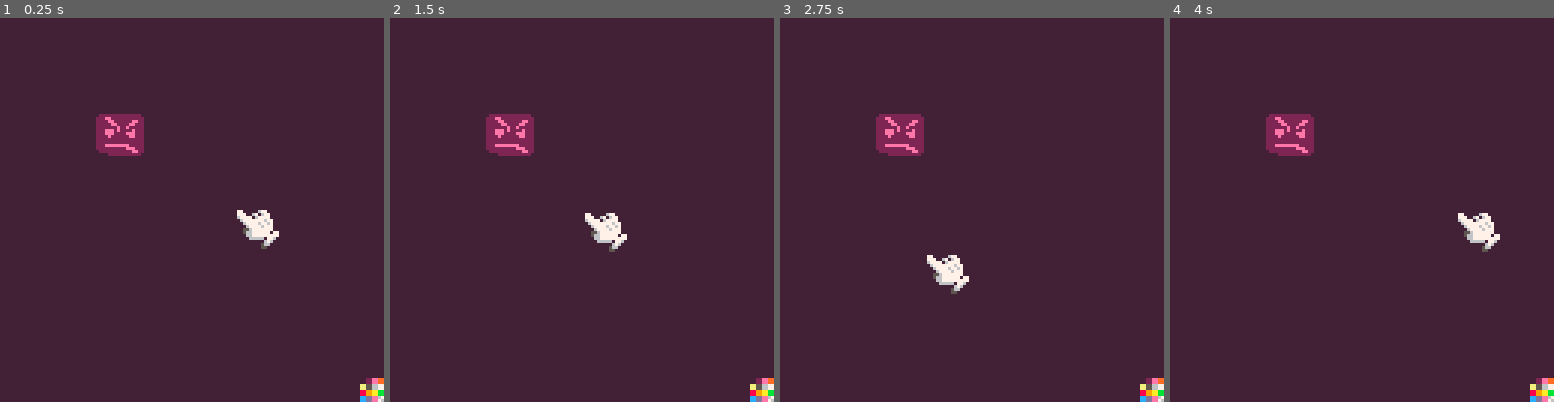
Above: before the commit, frames 1-4 (left to right).
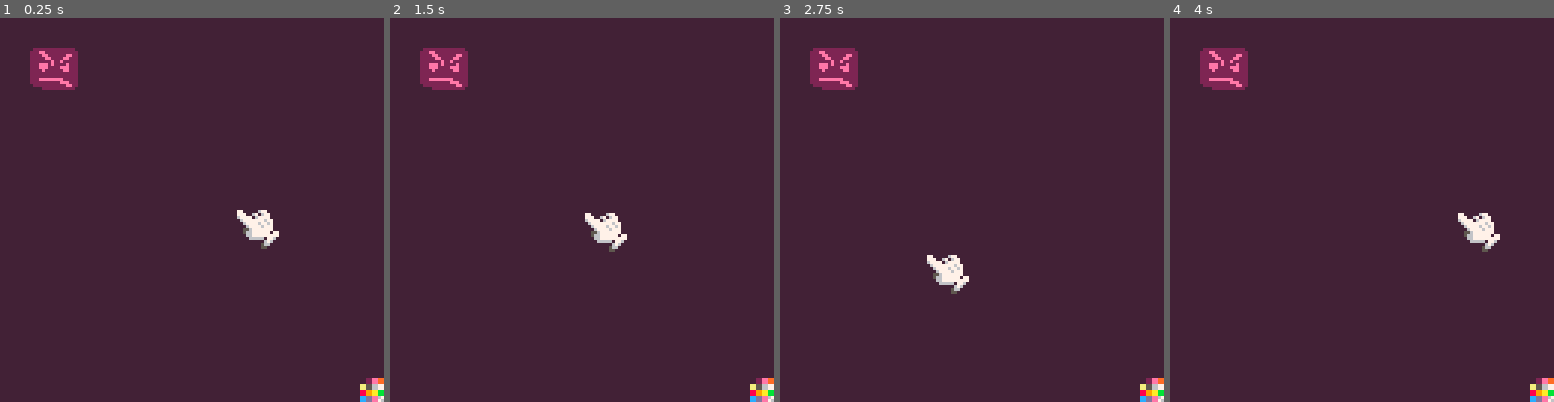
Above: after the commit, the same moments.

Repository: Yolwoocle/minijam_112
Game: PICO-8 cartridge minijam112.p8
Two runs of this game, one before a commit and one after it. Both use one fixed random seed, a clock stepped at 60 frames per second and the inputs below.
Inputs:
- Up to frame 1 (0.25 s): no input
- Up to frame 2 (1.5 s): no input
- Up to frame 3 (2.75 s): hold Left 1.97-2.37 s; hold Down from 2.42 s (still down)
- Up to frame 4 (4 s): release Down at 2.82 s; hold Right 2.87-3.53 s; hold Up from 3.58 s (still down)

The runs differ from the first frame. In frame 1, 2.6% of the frame differs, in the area x 7-38%, y 7-36%; in frame 2, 2.6%; in frame 3, 2.6%; in frame 4, 2.6%.

Commit message:
Update minijam112.p8

Diff:
--- a/minijam112.p8
+++ b/minijam112.p8
@@ -21,7 +21,7 @@
 		lx=4,ly=4, --local x/y can be changed , not a great representation , just one way of doing it
 	}
 	scary_obj={ --example enemy object
-		dobj=create_dobj(32,32),
+		dobj=create_dobj(10,10),
 	}
 	anim={} --animation comtroller
 end
